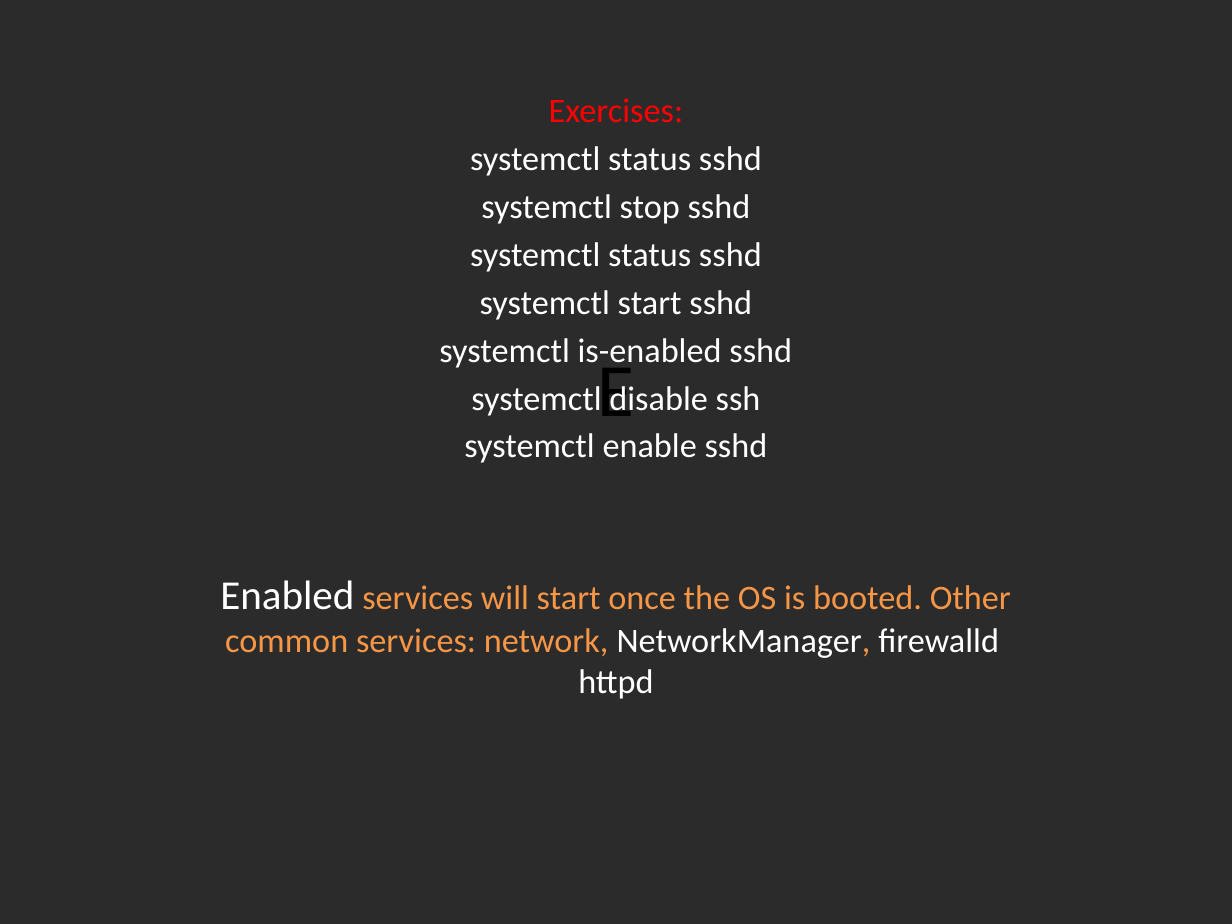
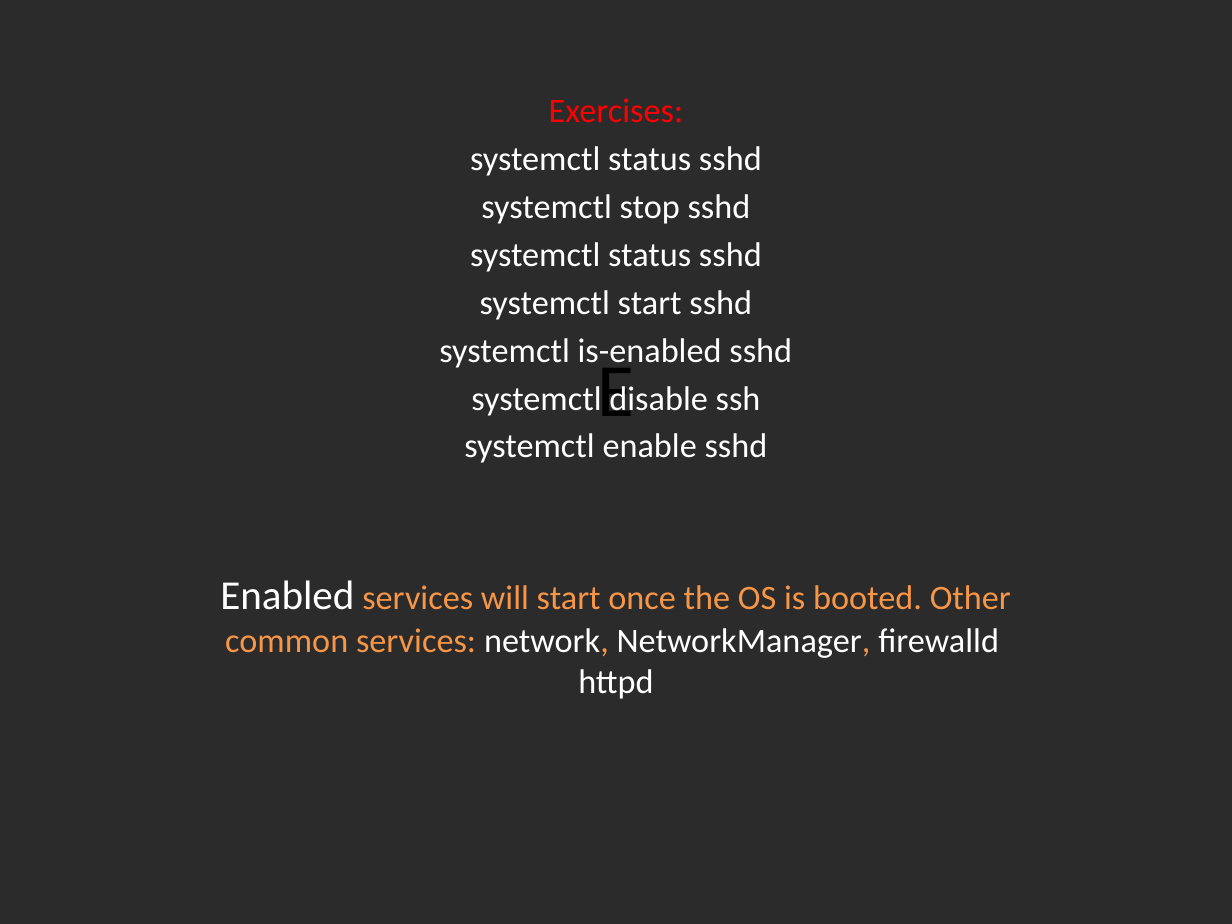
Before and after one commit to Academy-Soft-Intellect/Linux-Course, a slide deck: slide 5 of 10.SystemD_And_TheBootProcedure/10-SystemDAndTheBootProcedure.pptx. Drawn at 1232x924 pixels with LibreOffice and Linux fonts; fonts in the diff are those of the drawing; background and template pictures are left out; a plain dark background stands for a picture behind light text. Boxes give left, top, right and bottom in pixels: in the first picture for what was removed or moved away, otherwise in the second. Text is boxed around its words. In the diff, an @@ line names an element or a change of style, - is before the commit and + after.

```diff
--- a/10.SystemD_And_TheBootProcedure/10-SystemDAndTheBootProcedure.pptx
+++ b/10.SystemD_And_TheBootProcedure/10-SystemDAndTheBootProcedure.pptx
@@ subtitle at (x1=220, y1=580, x2=1011, y2=699): text colour #F79646 to #FFFFFF in "network," @@
```
Also in this commit, not shown: 4 other slides changed.
